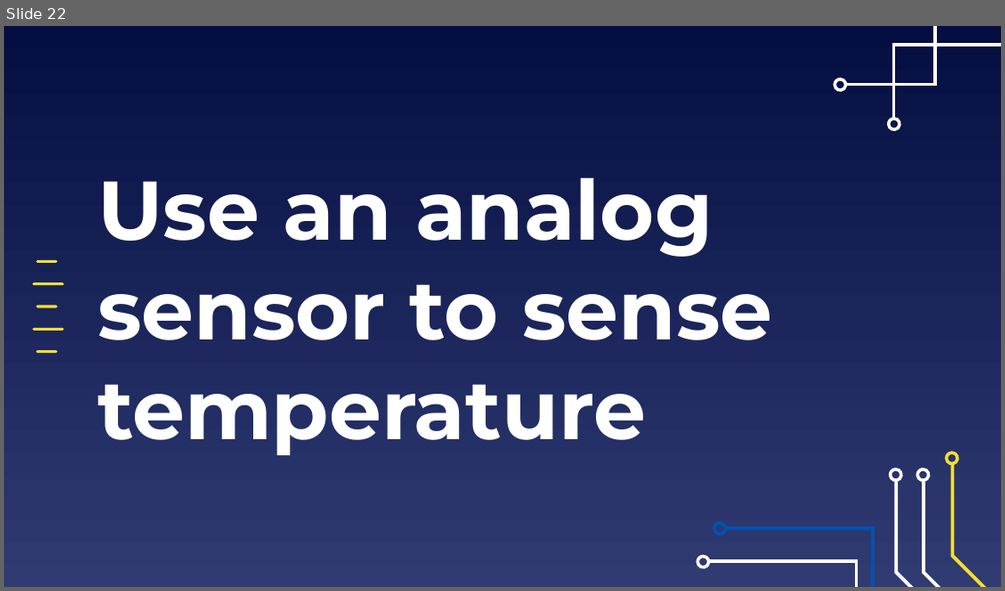
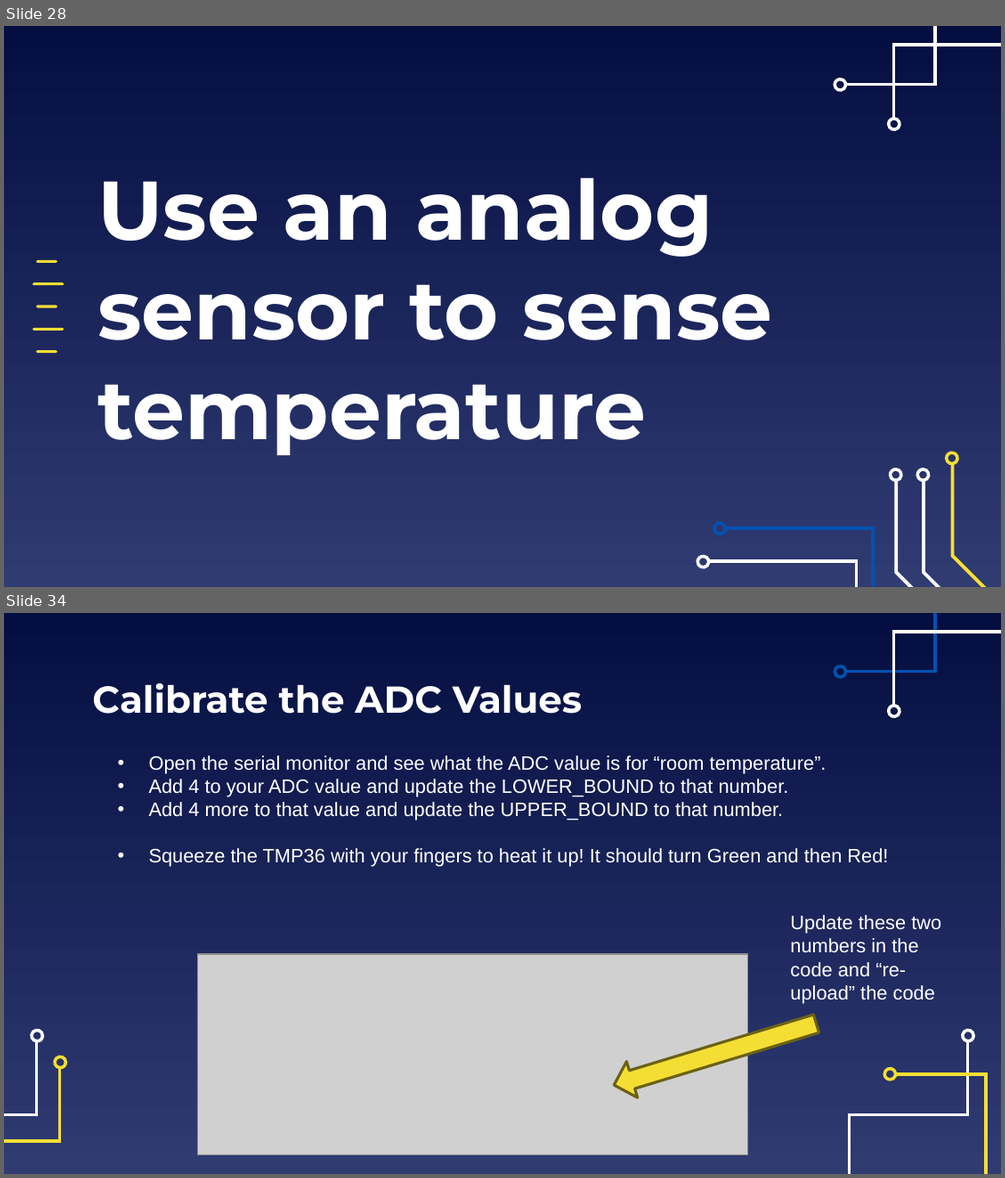
Before and after one commit to EELabMan/Arduino-2-Digital-Analog-Inputs, a slide deck: Arduino Workshop 2 Digital and Analog Inputs.pptx. Shown one above the other, each under a label of ours: slide 22 before the commit, slides 28 and 34 after it; the slides between them are not shown. The pictures are 1005x591 and 1005x1178 pixels, drawn with LibreOffice and Linux fonts; fonts in the diff are those of the drawing; grey boxes stand for pictures. Boxes give left, top, right and bottom in pixels: in the first picture for what was removed or moved away, otherwise in the second. Text is boxed around its words. In the diff, an @@ line names an element or a change of style, - is before the commit and + after.

```diff
--- a/Arduino Workshop 2 Digital and Analog Inputs.pptx
+++ b/Arduino Workshop 2 Digital and Analog Inputs.pptx
@@ slide 34 added at (x1=4, y1=613, x2=1001, y2=1174), background gradient #040E41 to #303B72; not listed: 2 template elements that a slide beside it also shows @@
@@ freeform shape added at (x1=846, y1=613, x2=935, y2=671), outline #0152B1 2.25 pt @@
@@ freeform shape added at (x1=834, y1=666, x2=848, y2=679), outline #0152B1 2.25 pt @@
@@ title added at (x1=92, y1=683, x2=582, y2=714), 27 pt, text #FFFFFF, bold @@
+Calibrate the ADC Values
@@ text added at (x1=149, y1=755, x2=888, y2=867), 14 pt, text #FFFFFF @@
+• Open the serial monitor and see what the ADC value is for “room temperature”.
+• Add 4 to your ADC value and update the LOWER_BOUND to that number.
+• Add 4 more to that value and update the UPPER_BOUND to that number.
+• Squeeze the TMP36 with your fingers to heat it up! It should turn Green and then Red!
@@ text added at (x1=790, y1=915, x2=941, y2=1003), 14 pt, text #FFFFFF @@
+Update these two numbers in the code and “re-upload” the code
@@ picture added at (x1=198, y1=954, x2=748, y2=1154) @@
@@ left arrow added at (x1=608, y1=1005, x2=821, y2=1103), fill #F5DE34, outline #6B6117 2 pt @@
@@ freeform shape added at (x1=4, y1=1039, x2=36, y2=1174), outline #FFFFFF 2.25 pt @@
@@ freeform shape added at (x1=30, y1=1028, x2=43, y2=1040), outline #FFFFFF 2.25 pt @@
@@ freeform shape added at (x1=850, y1=1039, x2=967, y2=1174), outline #FFFFFF 2.25 pt @@
@@ freeform shape added at (x1=961, y1=1028, x2=974, y2=1040), outline #FFFFFF 2.25 pt @@
@@ freeform shape added at (x1=53, y1=1054, x2=65, y2=1068), outline #F5DE34 2.25 pt @@
@@ freeform shape added at (x1=4, y1=1067, x2=59, y2=1174), outline #F5DE34 2.25 pt @@
@@ freeform shape added at (x1=884, y1=1067, x2=898, y2=1079), outline #F5DE34 2.25 pt @@
@@ freeform shape added at (x1=895, y1=1075, x2=985, y2=1174), outline #F5DE34 2.25 pt @@
@@ what was slide 22 is now slide 28 @@
```
Also in this commit, not shown: 15 slides changed, 14 other slides added, 6 slides removed, 2 other files.
